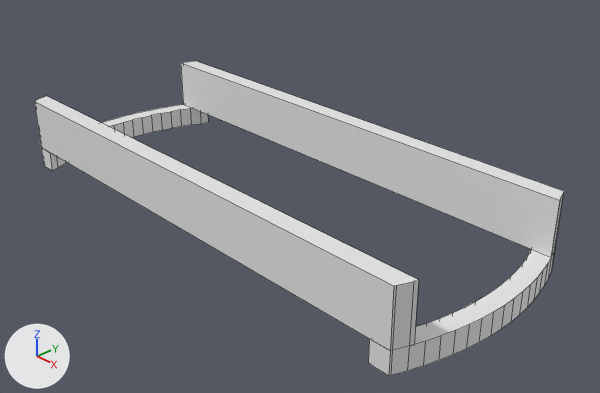
Before and after pictures for a commit that changed the Blender file spagetti-measure.blend.
Camera for both pictures: a 50 mm camera at (0.156, -0.1343, 0.108) aimed at (0.0101, 0.003, 0.0101). Lighting does not change. The marker at lower left points along +X, +Y and +Z. The first picture is the older version. Mesh edges are drawn as thin lines.

Names of what the first picture shows: 'Main'.
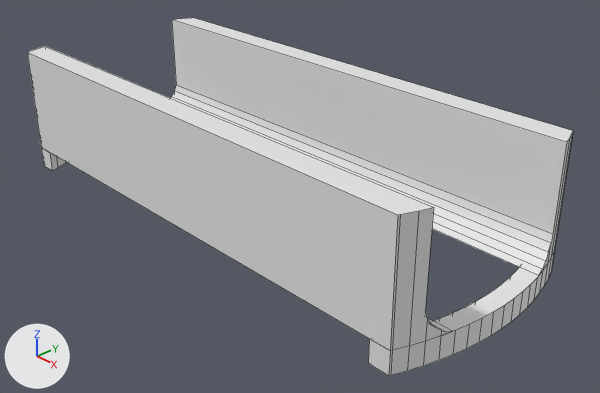
ob_side_1_001 is not drawn itself; it is used by a modifier of ob_main.
ob_side_1 is not drawn itself; it is used by a modifier of ob_main.
ob_plane is not drawn itself; it is used by a modifier of ob_side_1.

Changed parts and their boxes (x1, y1, x2, y2) in the pictures (600 x 393 px; the box of a moved part takes in the faces that stretch with it):
'Main', reshaped, mesh rescaled, modifiers changed (14% taller): before (34, 61, 564, 376); after (27, 18, 573, 376)
part 1 of me_cube, moved or reshaped: before (181, 61, 564, 257); after (27, 18, 573, 299)
part 2 of me_cylinder_003, moved or reshaped: before (390, 192, 564, 351); after (390, 132, 573, 351)

The edits, one by one:
me_cube is used by ob_side_1; location (0.0, 0.0275, 0.0141); scale (1.12, 0.0312, 0.0625).
me_cube had 8 vertices, 6 faces and spanned x -0.08..0.08, y -0.08..0.08, z -0.08..0.16.
me_cube now has 8 vertices, 6 faces and spans x -0.08..0.08, y -1.84..0.08, z -0.08..0.4.
me_cube part 1: the whole mesh is scaled about its middle by (1, 12, 2), then moved by (0.0, -0.88, 0.12).
me_cylinder_003 is used by ob_base_2; location (0.0, 0.0, 0.0109); scale (1.05, 1.05, 0.992).
me_cylinder_003 had 256 vertices, 130 faces and spanned x -0.073..0.073, y -0.073..0.073, z -0.0018..0.0183.
me_cylinder_003 now has 256 vertices, 130 faces and spans x -0.073..0.073, y -0.073..0.073, z -0.0018..0.0284.
me_cylinder_003 part 2: the whole mesh is scaled about its middle by (1, 1, 1.5), then moved by (0.0, 0.0, 0.005).
Mesh me_plane_002 is new.
It has 48 vertices, 26 faces and spans x -0.023..0.023, y -0.023..0.023, z 0.0..0.18.
Object 'Main' (ob_main) loses its BOOLEAN modifier named 'Boolean'.
Modifier setting removed (it was object = ob_side_1_001).
Modifier setting removed (it was operation = 'UNION').
Object 'side-1' (ob_side_1) gains a BOOLEAN modifier named 'Boolean.001'.
Modifier setting: object = ob_plane.
Object 'side-1.001' (ob_side_1_001) is deleted.
Object 'Plane' (ob_plane) is new; it shows me_plane_002.
Its location is (0.09, 0.0, 0.0321).
Its rotation in degrees is (0, -90, 0).
It is now shown.
